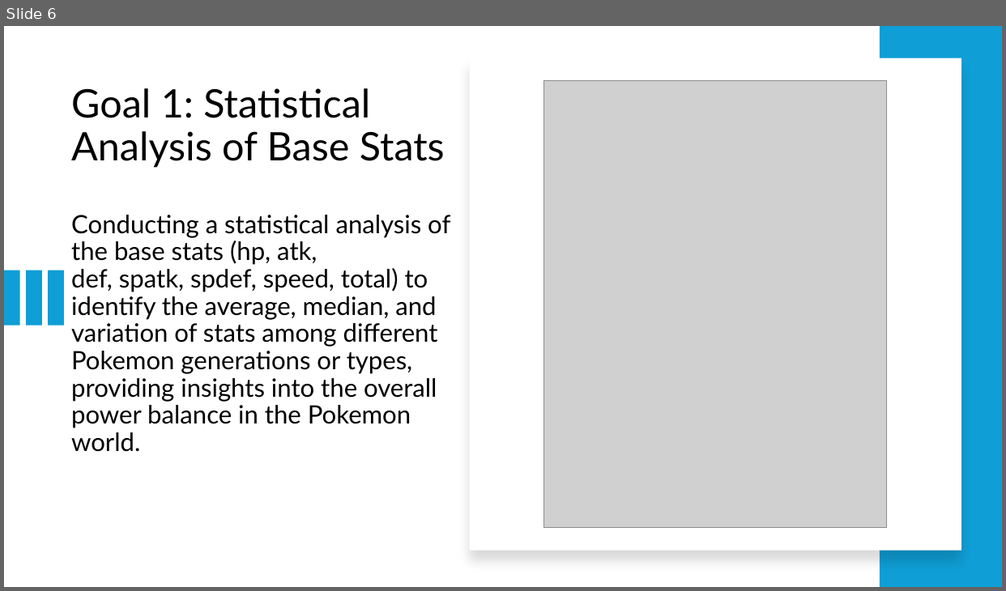
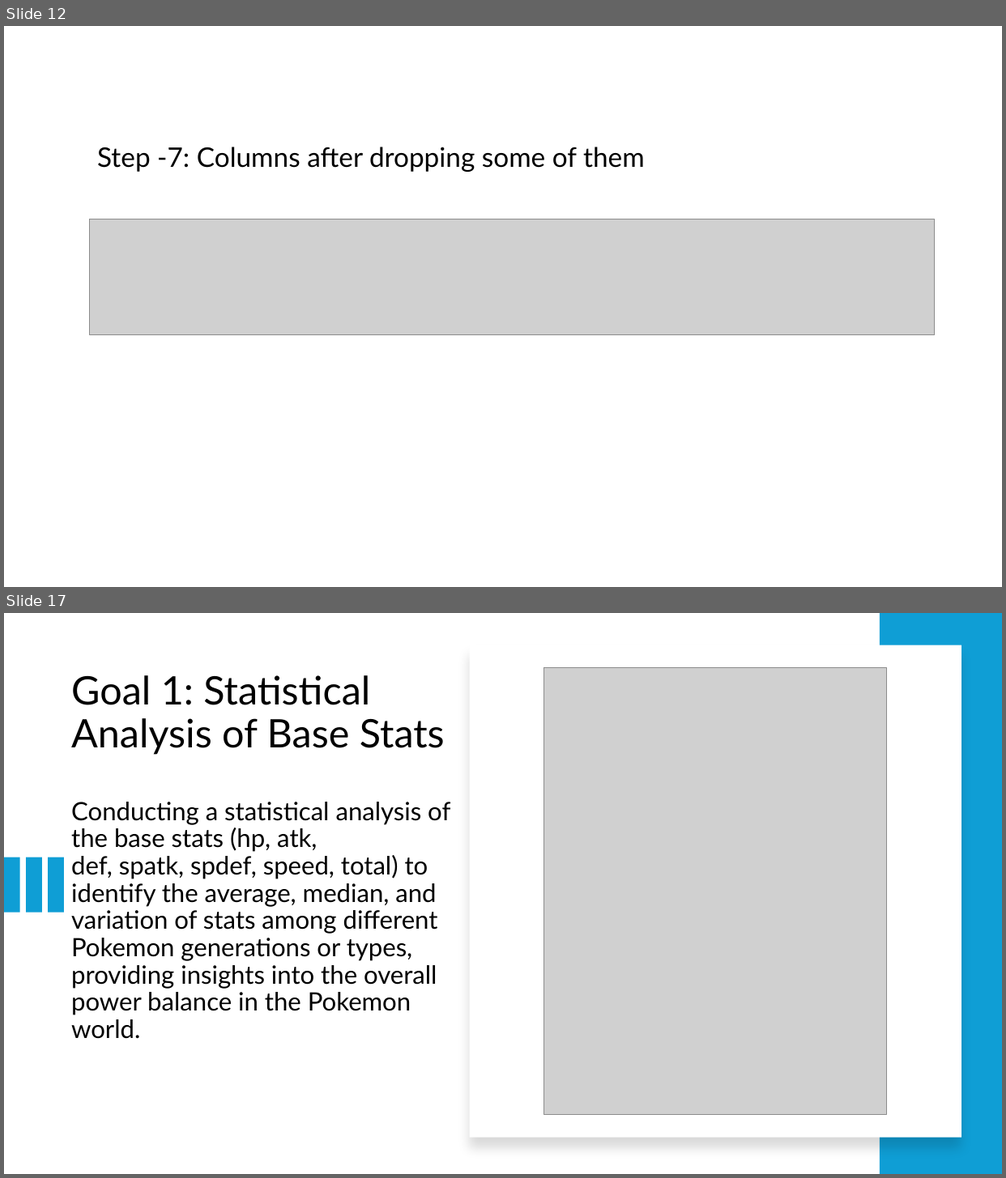
Before and after one commit to ManasaAkula/DataWizards_BigdataProject, a slide deck: Data Wizards.pptx. Shown one above the other, each under a label of ours: slide 6 before the commit, slides 12 and 17 after it; the slides between them are not shown. The pictures are 1006x591 and 1006x1178 pixels, drawn with LibreOffice and Linux fonts; fonts in the diff are those of the drawing; grey boxes stand for pictures. Boxes give left, top, right and bottom in pixels: in the first picture for what was removed or moved away, otherwise in the second. Text is boxed around its words. In the diff, an @@ line names an element or a change of style, - is before the commit and + after.

```diff
--- a/Data Wizards.pptx
+++ b/Data Wizards.pptx
@@ slide 12 added at <box>4,26,1002,587</box>, background #FFFFFF @@
@@ text added at <box>97,147,645,172</box>, 26 pt, text #000000 @@
+Step -7: Columns after dropping some of them
@@ picture added at <box>90,219,936,335</box> @@
@@ what was slide 6 is now slide 17 @@
```
Also in this commit, not shown: 1 slide changed, 10 other slides added.
